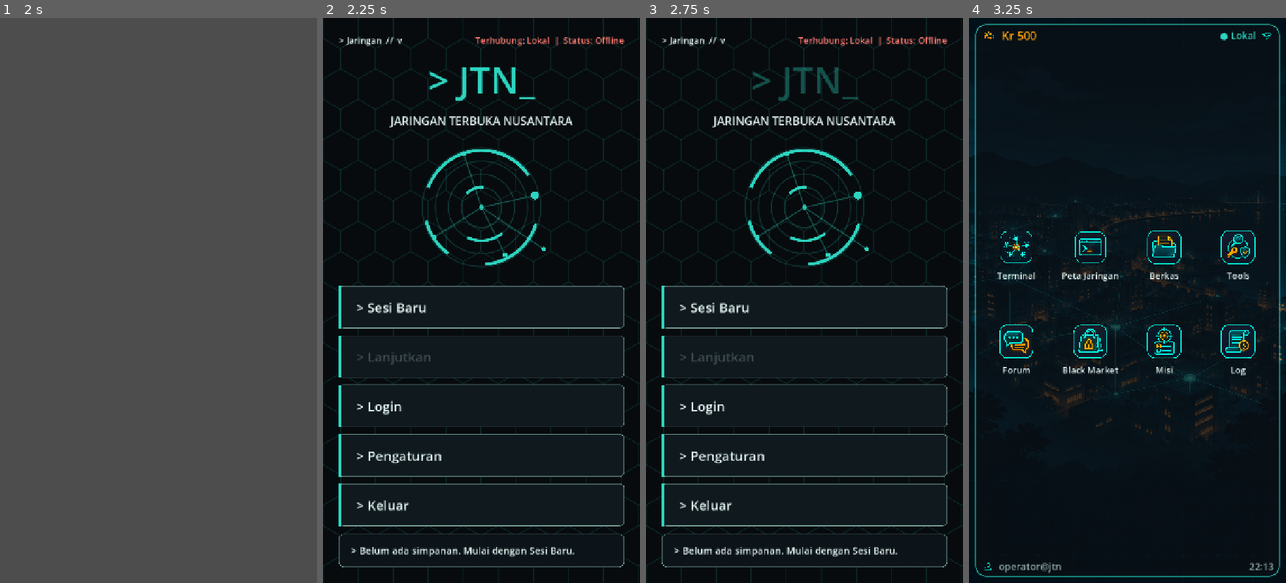
Above: before the commit, frames 1-4 (left to right).
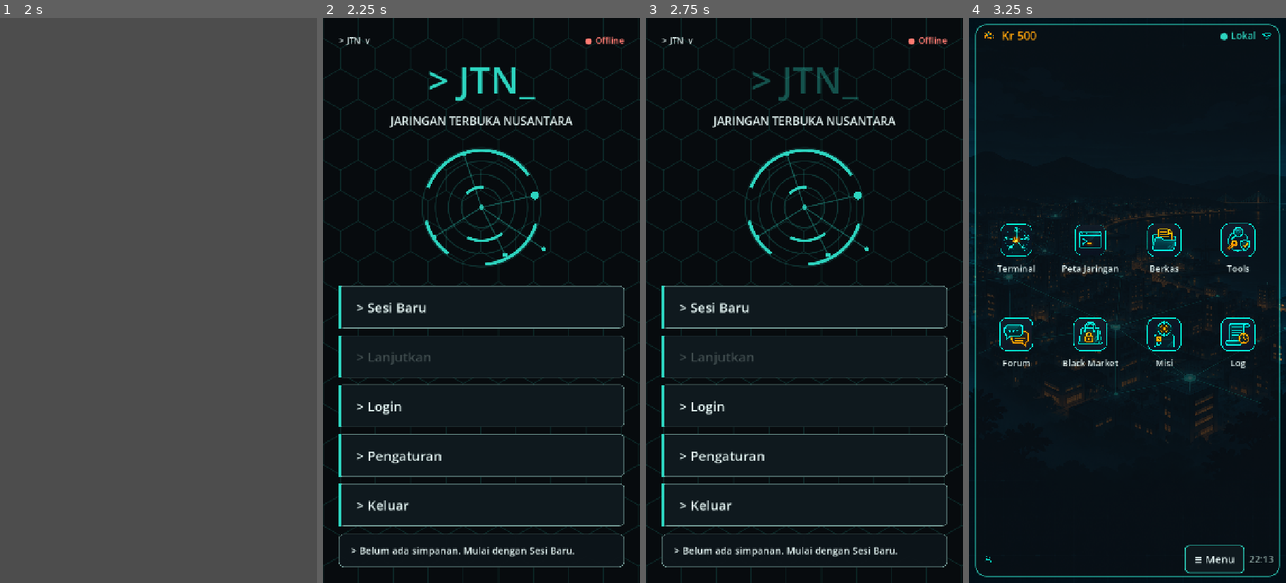
Above: after the commit, the same moments.

Repository: hadydaw/game-baru
Game: Godot game, scene res://scenes/main.tscn
Two runs of this game, one before a commit and one after it. Both use one fixed random seed, a clock stepped at 60 frames per second and the inputs below.
Inputs (mouse positions are in pixels of both pictures, inside the frame that each line leads up to):
- Up to frame 1 (2 s): tap Enter at 0.5 s; move the mouse to (228, 272) at 0.52 s; click (228, 272) at 0.67 s; tap Space at 1.25 s; move the mouse to (95, 328) at 1.27 s; click (95, 328) at 1.42 s
- Up to frame 2 (2.25 s): move the mouse to (513, 176) at 2.02 s; click (513, 176) at 2.17 s
- Up to frame 3 (2.75 s): no input
- Up to frame 4 (3.25 s): click "> Sesi Baru" at 2.75 s

Frame 1 is identical in both runs. In frame 2, 0.4% of the frame differs, in the area x 8-91%, y 3-5%; in frame 3, 0.4%; in frame 4, 4.3%, in the area x 4-96%, y 36-99%.

Commit message:
Dialog konfirmasi JTN dan tombol Menu di Desktop
- KonfirmasiPanel: dialog bergaya JTN, teks membungkus, tombol lebar penuh, di dalam layar HP
- Sesi Baru memakai KonfirmasiPanel (menggantikan ConfirmationDialog)
- Tombol Menu di taskbar Desktop; kembali ke menu menyimpan sesi tanpa reset atau arsip
- Header menu dipersingkat agar tidak terpotong
- Tes: test_konfirmasi_panel, test_kembali_menu, smoke_desktop (ukuran 1080x1920, 720x1280, 1080x2340)

Co-Authored-By: Claude Haiku 5.5 <noreply@anthropic.com>
Claude-Session: https://claude.ai/code/session_011EntzauCRjaaLbaamXun78

Diff:
--- /dev/null
+++ b/tests/smoke_desktop.gd
@@ -0,0 +1,63 @@
+extends SceneTree
+
+# Smoke test Desktop dan dialog kembali ke menu pada ukuran HP portrait:
+# tombol Menu terlihat di dalam layar, dan dialog konfirmasi tidak keluar layar.
+
+var _gagal := 0
+
+func _cek(kondisi: bool, pesan: String) -> void:
+	if kondisi:
+		print("LULUS: ", pesan)
+	else:
+		print("GAGAL: ", pesan)
+		_gagal += 1
+
+func _initialize() -> void:
+	await process_frame
+	Penyimpanan.berkas_aktif = "user://uji_smoke_desktop.json"
+	SesiUtama.sesi = ShellSession.new(Vfs.new({"tipe": "dir", "pemilik": "root", "grup": "root", "izin": "rwxr-xr-x", "isi": {}}))
+	for ukuran in [Vector2(1080, 1920), Vector2(720, 1280), Vector2(1080, 2340)]:
+		# Meniru MainController: layar berada di dalam wadah berukuran layar.
+		# Viewport diset sama dengan layar: tata letak Desktop membaca ukuran viewport.
+		root.size = ukuran
+		var wadah := Control.new()
+		wadah.size = ukuran
+		root.add_child(wadah)
+		var d := DesktopView.new()
+		d.size = ukuran
+		wadah.add_child(d)
+		await process_frame
+		await process_frame
+		var tombol_menu: Button = null
+		for b in d.find_children("*", "Button", true, false):
+			if (b as Button).text.contains("Menu"):
+				tombol_menu = b
+		_cek(tombol_menu != null and tombol_menu.is_visible_in_tree(), "tombol Menu ada di Desktop %dx%d" % [ukuran.x, ukuran.y])
+		if tombol_menu != null:
+			var r := tombol_menu.get_global_rect()
+			_cek(r.position.x >= 0 and r.end.x <= ukuran.x and r.end.y <= ukuran.y, "tombol Menu di dalam layar %dx%d" % [ukuran.x, ukuran.y])
+			_cek(r.size.y >= 64, "tombol Menu cukup tinggi untuk disentuh %dx%d" % [ukuran.x, ukuran.y])
+		wadah.free()
+
+		var wadah2 := Control.new()
+		wadah2.size = ukuran
+		root.add_child(wadah2)
+		var p := KonfirmasiPanel.new()
+		wadah2.add_child(p)
+		await process_frame
+		p.tampil("Kembali ke menu?", "Progres kamu disimpan. Pilih Lanjutkan di menu untuk meneruskan dari sini. Tidak ada data yang dihapus.", "Kembali ke Menu", "Batal")
+		await process_frame
+		await process_frame
+		var luar := false
+		for b in p.find_children("*", "Button", true, false):
+			var rb := (b as Control).get_global_rect()
+			if rb.position.x < 0 or rb.end.x > ukuran.x or rb.end.y > ukuran.y or rb.size.y < 80:
+				luar = true
+				print("  tombol bermasalah: ", (b as Button).text, " ", rb)
+		_cek(not luar, "tombol dialog di dalam layar dan cukup tinggi %dx%d" % [ukuran.x, ukuran.y])
+		_cek(p._isi.get_global_rect().end.x <= ukuran.x, "teks dialog tidak keluar layar %dx%d" % [ukuran.x, ukuran.y])
+		wadah2.free()
+
+	Penyimpanan.berkas_aktif = Penyimpanan.BERKAS
+	print("HASIL DESKTOP: gagal=%d" % _gagal)
+	quit(1 if _gagal > 0 else 0)
--- /dev/null
+++ b/tests/test_kembali_menu.gd
@@ -0,0 +1,40 @@
+extends GutTest
+
+# Kembali ke menu menyimpan sesi tanpa menghapus atau mengatur ulang data.
+
+const BERKAS := "user://uji_kembali_menu.json"
+
+func before_each() -> void:
+	Penyimpanan.berkas_aktif = BERKAS
+	if FileAccess.file_exists(BERKAS):
+		DirAccess.remove_absolute(ProjectSettings.globalize_path(BERKAS))
+	SesiUtama.sesi = ShellSession.new(Vfs.new({"tipe": "dir", "pemilik": "root", "grup": "root", "izin": "rwxr-xr-x", "isi": {}}))
+
+func after_all() -> void:
+	Penyimpanan.berkas_aktif = Penyimpanan.BERKAS
+
+func test_simpan_sesi_tidak_mengarsipkan_simpanan() -> void:
+	var sesi := SesiUtama.ambil()
+	sesi.jalankan("ping -c 1 gerbang")
+	assert_true(Penyimpanan.simpan_sesi(sesi, BERKAS), "simpan berhasil")
+	assert_true(Penyimpanan.ada_simpanan(BERKAS), "simpanan masih ada")
+	assert_false(FileAccess.file_exists(BERKAS + ".bak"), "tidak ada arsip .bak")
+
+func test_progres_bertahan_setelah_kembali_ke_menu() -> void:
+	var sesi := SesiUtama.ambil()
+	sesi.jalankan("ping -c 1 gerbang")
+	Penyimpanan.simpan_sesi(sesi, BERKAS)
+	# Simulasi kembali ke menu lalu Lanjutkan: sesi dimuat dari penyimpanan.
+	var data: Dictionary = Penyimpanan.muat(BERKAS)
+	assert_false(data.is_empty(), "data bisa dibaca")
+	var pulih := ShellSession.dari_dict(data)
+	assert_true(pulih.jaringan.dikenal("arsip") or pulih.jaringan.dikenal("gerbang"), "progres jaringan tetap ada")
+	assert_eq(pulih.cwd, sesi.cwd, "direktori kerja tetap sama")
+
+func test_sesi_di_memori_tidak_direset() -> void:
+	var sesi := SesiUtama.ambil()
+	sesi.jalankan("ping -c 1 gerbang")
+	var sebelum := sesi.jaringan.to_dict()
+	Penyimpanan.simpan_sesi(sesi, BERKAS)
+	assert_true(SesiUtama.ambil() == sesi, "objek sesi yang sama")
+	assert_eq(SesiUtama.ambil().jaringan.to_dict(), sebelum, "isi jaringan tidak berubah")
--- /dev/null
+++ b/tests/test_konfirmasi_panel.gd
@@ -0,0 +1,58 @@
+extends GutTest
+
+# Komponen dialog konfirmasi JTN: teks dan tombol terisi, sinyal benar, dan tetap di dalam layar HP.
+
+func _panel(ukuran: Vector2) -> KonfirmasiPanel:
+	var wadah := Control.new()
+	wadah.size = ukuran
+	add_child(wadah)
+	var p := KonfirmasiPanel.new()
+	wadah.add_child(p)
+	p.atur_aman(Vector4.ZERO)
+	return p
+
+func test_tampil_mengisi_teks_dan_menampilkan_panel() -> void:
+	var p := _panel(Vector2(1080, 1920))
+	await get_tree().process_frame
+	assert_false(p.visible, "tersembunyi sebelum dipanggil")
+	p.tampil("Judul uji", "Isi uji", "Ya uji", "Tidak uji")
+	assert_true(p.visible)
+	assert_eq(p._judul.text, "Judul uji")
+	assert_eq(p._isi.text, "Isi uji")
+	assert_eq(p._tombol_ya.text, "Ya uji")
+	assert_eq(p._tombol_batal.text, "Tidak uji")
+	p.get_parent().free()
+
+func test_tombol_memancarkan_sinyal_yang_benar() -> void:
+	var p := _panel(Vector2(1080, 1920))
+	await get_tree().process_frame
+	p.tampil("a", "b", "c", "d")
+	watch_signals(p)
+	p._tombol_ya.pressed.emit()
+	assert_signal_emitted(p, "diterima")
+	assert_signal_not_emitted(p, "dibatalkan")
+	p._tombol_batal.pressed.emit()
+	assert_signal_emitted(p, "dibatalkan")
+	p.get_parent().free()
+
+func test_sembunyikan_menutup_panel() -> void:
+	var p := _panel(Vector2(1080, 1920))
+	await get_tree().process_frame
+	p.tampil("a", "b", "c", "d")
+	p.sembunyikan()
+	assert_false(p.visible)
+	p.get_parent().free()
+
+func test_teks_panjang_membungkus_dan_tetap_di_layar() -> void:
+	for ukuran in [Vector2(1080, 1920), Vector2(720, 1280), Vector2(1080, 2340)]:
+		var p := _panel(ukuran)
+		await get_tree().process_frame
+		p.tampil("Mulai sesi baru?", "Simpanan lama tidak dihapus permanen. Ia dipindahkan ke arsip di perangkat, lalu sesi dimulai dari awal. " .repeat(3), "Mulai Baru", "Batal")
+		await get_tree().process_frame
+		await get_tree().process_frame
+		var r := p._tombol_ya.get_global_rect()
+		assert_true(r.position.x >= 0 and r.end.x <= ukuran.x, "tombol Ya di dalam lebar %s" % ukuran)
+		assert_true(r.end.y <= ukuran.y, "tombol Ya di dalam tinggi %s" % ukuran)
+		assert_true(p._isi.get_global_rect().end.x <= ukuran.x, "teks tidak melebar keluar %s" % ukuran)
+		assert_true(p._tombol_ya.get_global_rect().size.y >= 80, "tombol cukup tinggi untuk disentuh")
+		p.get_parent().free()
--- a/ui/desktop_view.gd
+++ b/ui/desktop_view.gd
@@ -4,6 +4,7 @@
 # Desktop JTN: wallpaper penuh layar, bingkai utama di dalam area aman, status bar, grid ikon, dan taskbar.
 
 signal buka_aplikasi(id: String)
+signal menu_diminta
 
 const APLIKASI := [
     {"id": "terminal", "nama": "Terminal", "ikon": "res://assets/ikon/icon_terminal.png"},
@@ -124,11 +125,32 @@
     var baris := HBoxContainer.new()
     baris.add_theme_constant_override("separation", 10)
     baris.add_child(_ikon_kecil(IKON_USER, 30))
-    baris.add_child(Tema.label("operator@jtn", Tema.TEKS_REDUP, 22))
+    var operator := Tema.label("operator@jtn", Tema.TEKS_REDUP, 22)
+    operator.clip_text = true
+    operator.custom_minimum_size = Vector2(0, 0)
+    operator.size_flags_horizontal = Control.SIZE_SHRINK_BEGIN
+    baris.add_child(operator)
     baris.add_child(_spasi_horizontal())
+    baris.add_child(_tombol_menu())
     _label_jam = Tema.label("", Tema.TEKS_REDUP, 22)
     baris.add_child(_label_jam)
     return baris
+
+# Tombol Menu di taskbar: selalu terlihat dan cukup besar untuk disentuh jari.
+func _tombol_menu() -> Button:
+    var t := Button.new()
+    t.text = "≡ Menu"
+    t.focus_mode = Control.FOCUS_NONE
+    t.custom_minimum_size = Vector2(136, 64)
+    t.add_theme_font_size_override("font_size", 24)
+    t.add_theme_color_override("font_color", Tema.TEKS)
+    var normal := Tema.kotak(Color(0.06, 0.1, 0.12), Tema.TEAL, 2, 10)
+    var aktif := Tema.kotak(Color(0.1, 0.18, 0.2), Tema.TEAL, 2, 10)
+    t.add_theme_stylebox_override("normal", normal)
+    t.add_theme_stylebox_override("hover", aktif)
+    t.add_theme_stylebox_override("pressed", aktif)
+    t.pressed.connect(func(): menu_diminta.emit())
+    return t
 
 func _spasi_horizontal() -> Control:
     var s := Control.new()
--- /dev/null
+++ b/ui/konfirmasi_panel.gd
@@ -0,0 +1,119 @@
+class_name KonfirmasiPanel
+extends Control
+
+# Dialog konfirmasi bergaya JTN. Overlay penuh layar yang memblokir sentuhan ke layar di bawahnya.
+# Kartu tersusun vertikal dan lebarnya mengikuti layar, sehingga teks membungkus dan tidak terpotong.
+# Tombol berukuran lebar penuh dan tinggi cukup untuk disentuh jari.
+
+signal diterima
+signal dibatalkan
+
+const WARNA_LATAR := Color("#0d1117")
+const WARNA_TEAL := Color("#2dd4bf")
+const WARNA_BATAS := Color(0.45, 0.6, 0.58)
+const TINGGI_TOMBOL := 96.0
+const JARAK_LUAR := 40
+
+var _aman := Vector4.ZERO
+var _luar: MarginContainer
+var _judul: Label
+var _isi: Label
+var _tombol_ya: Button
+var _tombol_batal: Button
+
+func _ready() -> void:
+	set_anchors_and_offsets_preset(Control.PRESET_FULL_RECT)
+	mouse_filter = Control.MOUSE_FILTER_STOP
+	var latar := ColorRect.new()
+	latar.color = Color(0, 0, 0, 0.8)
+	latar.set_anchors_and_offsets_preset(Control.PRESET_FULL_RECT)
+	latar.mouse_filter = Control.MOUSE_FILTER_STOP
+	add_child(latar)
+
+	_luar = MarginContainer.new()
+	_luar.set_anchors_and_offsets_preset(Control.PRESET_FULL_RECT)
+	_luar.mouse_filter = Control.MOUSE_FILTER_IGNORE
+	add_child(_luar)
+	var tumpuk := VBoxContainer.new()
+	tumpuk.mouse_filter = Control.MOUSE_FILTER_IGNORE
+	_luar.add_child(tumpuk)
+	var atas := Control.new()
+	atas.size_flags_vertical = Control.SIZE_EXPAND_FILL
+	atas.mouse_filter = Control.MOUSE_FILTER_IGNORE
+	tumpuk.add_child(atas)
+
+	var kartu := PanelContainer.new()
+	kartu.size_flags_horizontal = Control.SIZE_EXPAND_FILL
+	kartu.add_theme_stylebox_override("panel", Tema.kotak(WARNA_LATAR, WARNA_TEAL, 2, 18))
+	tumpuk.add_child(kartu)
+	var m := MarginContainer.new()
+	Tema.margin_seragam(m, 28)
+	kartu.add_child(m)
+	var kolom := VBoxContainer.new()
+	kolom.add_theme_constant_override("separation", 20)
+	m.add_child(kolom)
+
+	_judul = Tema.label("", WARNA_TEAL, 34)
+	_judul.autowrap_mode = TextServer.AUTOWRAP_WORD_SMART
+	kolom.add_child(_judul)
+	_isi = Tema.label("", Tema.TEKS, 24)
+	_isi.autowrap_mode = TextServer.AUTOWRAP_WORD_SMART
+	_isi.size_flags_horizontal = Control.SIZE_EXPAND_FILL
+	kolom.add_child(_isi)
+
+	_tombol_ya = _tombol(true)
+	_tombol_ya.pressed.connect(func(): diterima.emit())
+	kolom.add_child(_tombol_ya)
+	_tombol_batal = _tombol(false)
+	_tombol_batal.pressed.connect(func(): dibatalkan.emit())
+	kolom.add_child(_tombol_batal)
+
+	var bawah := Control.new()
+	bawah.size_flags_vertical = Control.SIZE_EXPAND_FILL
+	bawah.mouse_filter = Control.MOUSE_FILTER_IGNORE
+	tumpuk.add_child(bawah)
+	visible = false
+	atur_aman(_aman)
+
+func _tombol(utama: bool) -> Button:
+	var b := Button.new()
+	b.custom_minimum_size = Vector2(0, TINGGI_TOMBOL)
+	b.size_flags_horizontal = Control.SIZE_EXPAND_FILL
+	b.focus_mode = Control.FOCUS_NONE
+	b.add_theme_font_size_override("font_size", 30)
+	b.add_theme_color_override("font_color", Color("#e6f7f5") if not utama else Color("#070b0e"))
+	b.add_theme_stylebox_override("normal", _gaya(utama, false))
+	b.add_theme_stylebox_override("hover", _gaya(utama, true))
+	b.add_theme_stylebox_override("pressed", _gaya(utama, true))
+	return b
+
+func _gaya(utama: bool, aktif: bool) -> StyleBoxFlat:
+	var bg := WARNA_TEAL if utama else Color(0.06, 0.1, 0.12)
+	if utama and aktif:
+		bg = Color("#5eead4")
+	elif not utama and aktif:
+		bg = Color(0.1, 0.16, 0.18)
+	var batas := WARNA_TEAL if utama else WARNA_BATAS
+	return Tema.kotak(bg, batas, 2 if utama else 1, 12)
+
+# Mengatur teks dan label tombol, lalu menampilkan dialog.
+func tampil(judul: String, isi: String, label_ya: String, label_batal: String) -> void:
+	_judul.text = judul
+	_isi.text = isi
+	_tombol_ya.text = label_ya
+	_tombol_batal.text = label_batal
+	visible = true
+	move_to_front()
+
+func sembunyikan() -> void:
+	visible = false
+
+# Area aman perangkat (notch, status bar) ditambahkan ke jarak luar agar kartu tidak tertutup.
+func atur_aman(nilai: Vector4) -> void:
+	_aman = nilai
+	if _luar == null:
+		return
+	_luar.add_theme_constant_override("margin_left", int(_aman.x) + JARAK_LUAR)
+	_luar.add_theme_constant_override("margin_top", int(_aman.y) + JARAK_LUAR)
+	_luar.add_theme_constant_override("margin_right", int(_aman.z) + JARAK_LUAR)
+	_luar.add_theme_constant_override("margin_bottom", int(_aman.w) + JARAK_LUAR)
--- a/ui/main_controller.gd
+++ b/ui/main_controller.gd
@@ -10,6 +10,7 @@
 
 var _desktop: DesktopView
 var _frame: AppFrame
+var _konfirmasi: KonfirmasiPanel
 var _aman := Vector4.ZERO  # kiri, atas, kanan, bawah dalam satuan viewport
 
 func _ready() -> void:
@@ -31,6 +32,8 @@
         _desktop.atur_aman(_aman)
     if is_instance_valid(_frame):
         _frame.atur_aman(_aman)
+    if is_instance_valid(_konfirmasi):
+        _konfirmasi.atur_aman(_aman)
 
 # Mengubah area aman dari piksel layar ke satuan viewport. Dengan stretch canvas_items
 # dan aspect expand, skala seragam di kedua sumbu, jadi cukup satu nilai skala.
@@ -93,9 +96,34 @@
     _desktop = DesktopView.new()
     _desktop.aman = _aman
     _desktop.buka_aplikasi.connect(_buka_aplikasi)
+    _desktop.menu_diminta.connect(_minta_kembali_menu)
     add_child(_desktop)
     _desktop.position = Vector2.ZERO
     _desktop.size = size
+
+# Kembali ke menu tidak menghapus apa pun: sesi disimpan dulu, lalu Desktop ditutup.
+# Pemain bisa memilih Lanjutkan di menu untuk meneruskan dari posisi yang sama.
+func _minta_kembali_menu() -> void:
+    if not is_instance_valid(_konfirmasi):
+        _konfirmasi = KonfirmasiPanel.new()
+        _konfirmasi.diterima.connect(_kembali_ke_menu)
+        _konfirmasi.dibatalkan.connect(_konfirmasi.sembunyikan)
+        add_child(_konfirmasi)
+    _konfirmasi.atur_aman(_aman)
+    _konfirmasi.tampil("Kembali ke menu?", "Progres kamu disimpan. Pilih Lanjutkan di menu untuk meneruskan dari sini. Tidak ada data yang dihapus.", "Kembali ke Menu", "Batal")
+
+func _kembali_ke_menu() -> void:
+    _konfirmasi.sembunyikan()
+    if not Penyimpanan.simpan_sesi(SesiUtama.ambil()):
+        push_warning("Sesi gagal disimpan; tetap di Desktop agar data tidak hilang.")
+        return
+    if is_instance_valid(_frame):
+        _frame.queue_free()
+    _frame = null
+    if is_instance_valid(_desktop):
+        _desktop.queue_free()
+    _desktop = null
+    _tampilkan_menu()
 
 func _buka_aplikasi(id: String) -> void:
     _desktop.visible = false
--- a/ui/menu_utama.gd
+++ b/ui/menu_utama.gd
@@ -35,7 +35,7 @@
 var _lbl_error_login: Label
 var _tombol_ukuran: Dictionary = {}
 var _lbl_hint_pengaturan: Label
-var _dialog_sesi: ConfirmationDialog
+var _dialog_sesi: KonfirmasiPanel
 
 func _ready() -> void:
 	set_anchors_and_offsets_preset(Control.PRESET_FULL_RECT)
@@ -43,12 +43,9 @@
 	_bangun_kolom()
 	_bangun_panel_pengaturan()
 	_bangun_panel_login()
-	_dialog_sesi = ConfirmationDialog.new()
-	_dialog_sesi.title = "Mulai sesi baru?"
-	_dialog_sesi.dialog_text = "Simpanan lama tidak dihapus permanen. Ia dipindahkan ke arsip di perangkat, lalu sesi dimulai dari awal."
-	_dialog_sesi.ok_button_text = "Mulai baru"
-	_dialog_sesi.cancel_button_text = "Batal"
-	_dialog_sesi.confirmed.connect(_jalankan_sesi_baru)
+	_dialog_sesi = KonfirmasiPanel.new()
+	_dialog_sesi.diterima.connect(_jalankan_sesi_baru)
+	_dialog_sesi.dibatalkan.connect(_dialog_sesi.sembunyikan)
 	add_child(_dialog_sesi)
 	_timer_kursor = Timer.new()
 	_timer_kursor.wait_time = 0.5
@@ -75,10 +72,10 @@
 	var atas := HBoxContainer.new()
 	atas.mouse_filter = Control.MOUSE_FILTER_IGNORE
 	_kolom.add_child(atas)
-	var kiri := Tema.label("> Jaringan  //  v%s" % _versi(), Tema.TEKS, 20)
+	var kiri := Tema.label("> JTN  v%s" % _versi(), Tema.TEKS, 20)
 	kiri.size_flags_horizontal = Control.SIZE_EXPAND_FILL
 	atas.add_child(kiri)
-	_lbl_status = Tema.label("Terhubung: Lokal  |  Status: Offline", WARNA_OFFLINE, 20)
+	_lbl_status = Tema.label("● Offline", WARNA_OFFLINE, 20)
 	atas.add_child(_lbl_status)
 
 	var judul := Tema.label("> JTN_", WARNA_TEAL, 84)
@@ -258,7 +255,8 @@
 
 func _aksi_sesi_baru() -> void:
 	if Penyimpanan.ada_simpanan():
-		_dialog_sesi.popup_centered(Vector2i(int(size.x * 0.9), 0))
+		_dialog_sesi.atur_aman(_aman)
+		_dialog_sesi.tampil("Mulai sesi baru?", "Simpanan lama tidak dihapus permanen. Ia dipindahkan ke arsip di perangkat, lalu sesi dimulai dari awal.", "Mulai Baru", "Batal")
 	else:
 		_jalankan_sesi_baru()
 
Not shown, added: tests/smoke_desktop.gd.uid
Not shown, added: tests/test_kembali_menu.gd.uid
Not shown, added: tests/test_konfirmasi_panel.gd.uid
Not shown, added: ui/konfirmasi_panel.gd.uid
